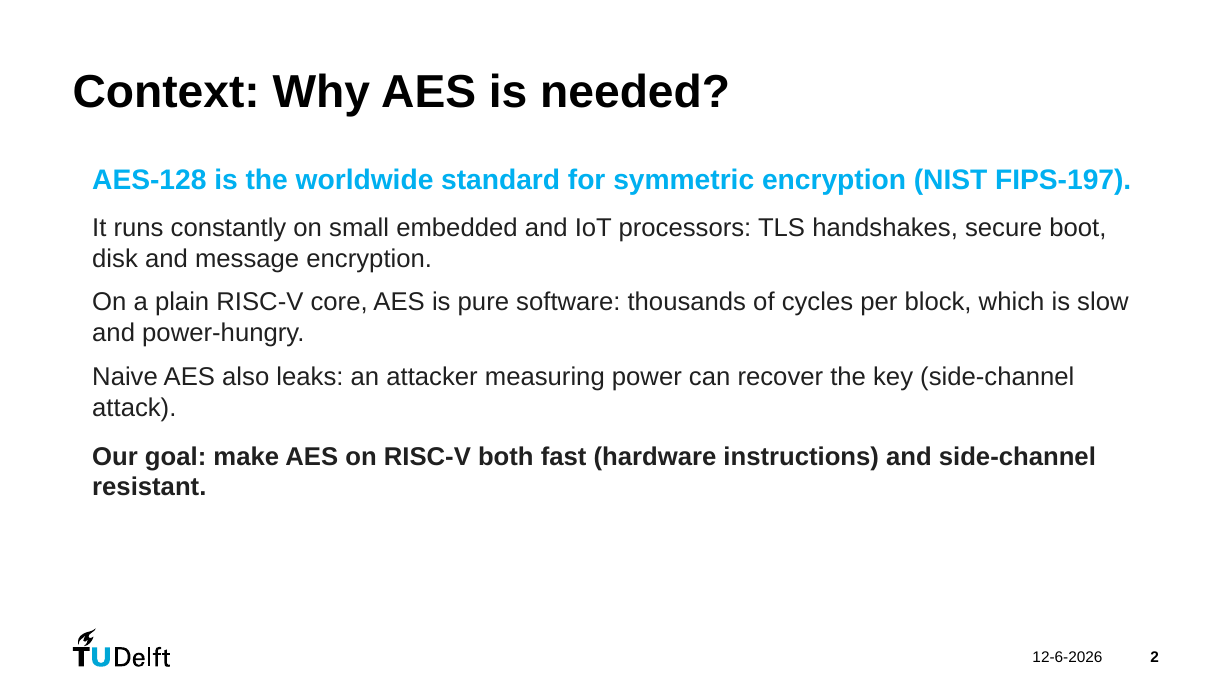
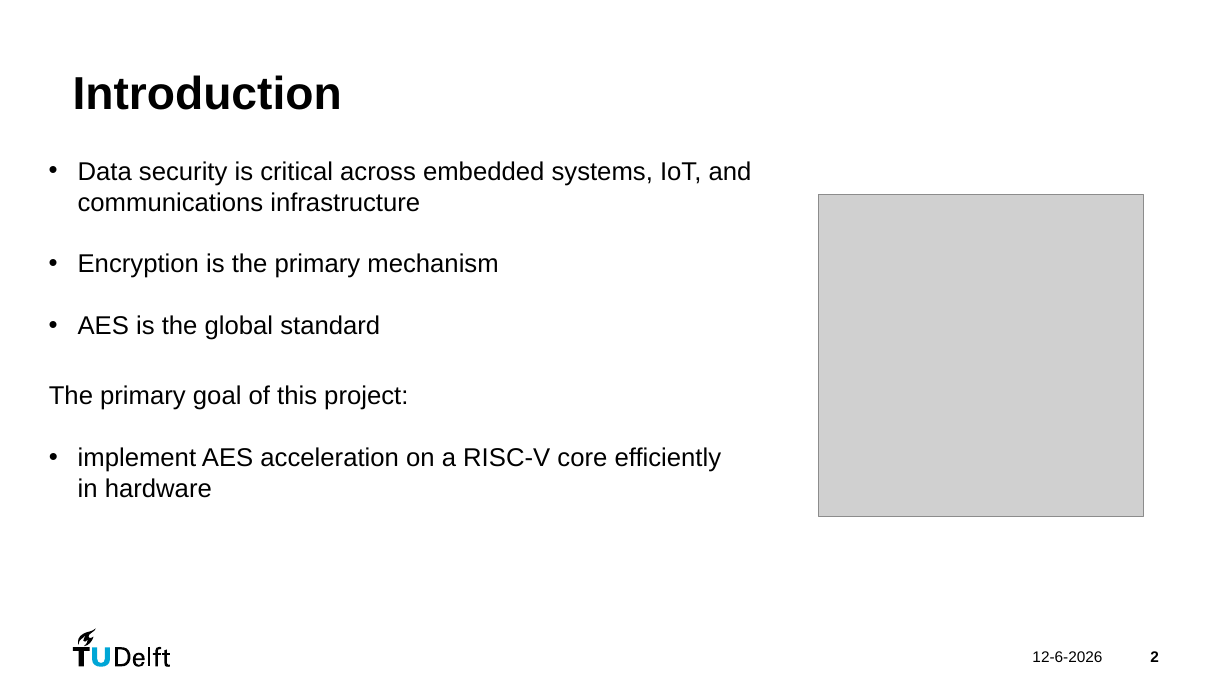
Before and after one commit to danieltyukov/tud-processor-design-project, a slide deck: slide 2 of PDP_group24.pptx. Drawn at 1232x693 pixels with LibreOffice and Linux fonts; fonts in the diff are those of the drawing; grey boxes stand for pictures. Boxes give left, top, right and bottom in pixels: in the first picture for what was removed or moved away, otherwise in the second. Text is boxed around its words. In the diff, an @@ line names an element or a change of style, - is before the commit and + after.

```diff
--- a/PDP_group24.pptx
+++ b/PDP_group24.pptx
@@ title at bbox=[73, 75, 342, 110]: text changed @@
-Context: Why AES is needed?
+Introduction
@@ text added at bbox=[78, 161, 752, 340], 20 pt, text #000000 @@
+• Data security is critical across embedded systems, IoT, and communications infrastructure
+• Encryption is the primary mechanism
+• AES is the global standard
@@ text removed at bbox=[92, 168, 1131, 496] @@
-AES-128 is the worldwide standard for symmetric encryption (NIST FIPS-197).
-It runs constantly on small embedded and IoT processors: TLS handshakes, secure boot, disk and message encryption.
-On a plain RISC-V core, AES is pure software: thousands of cycles per block, which is slow and power-hungry.
-Naive AES also leaks: an attacker measuring power can recover the key (side-channel attack).
-Our goal: make AES on RISC-V both fast (hardware instructions) and side-channel resistant.
@@ picture added at bbox=[819, 194, 1143, 517] @@
@@ text added at bbox=[49, 385, 722, 498], 20 pt, text #000000 @@
+The primary goal of this project:
+• implement AES acceleration on a RISC-V core efficiently in hardware
```
Also in this commit, not shown: 13 other slides changed, 2 slides added, 1 slide removed, 3 other files.
